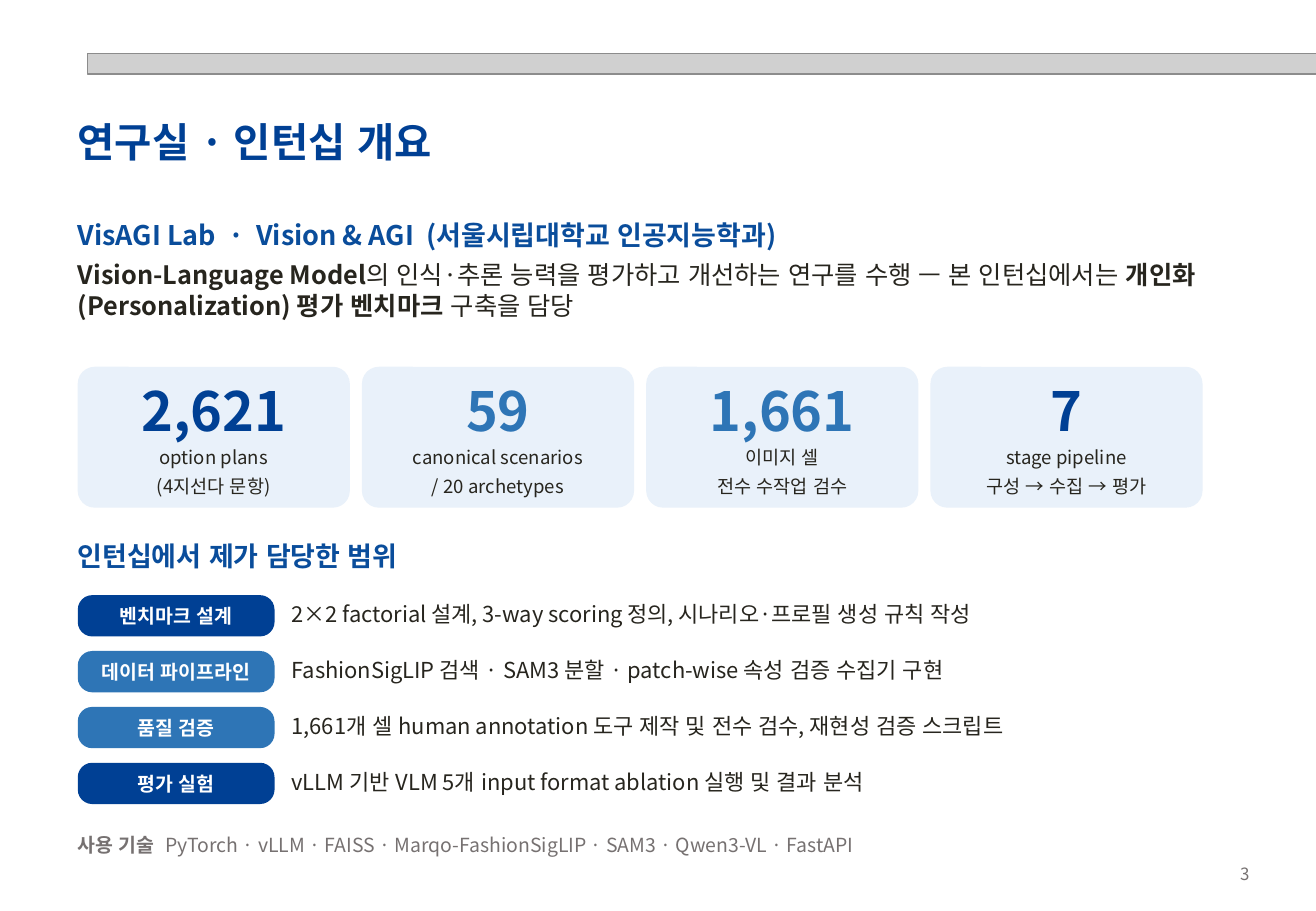
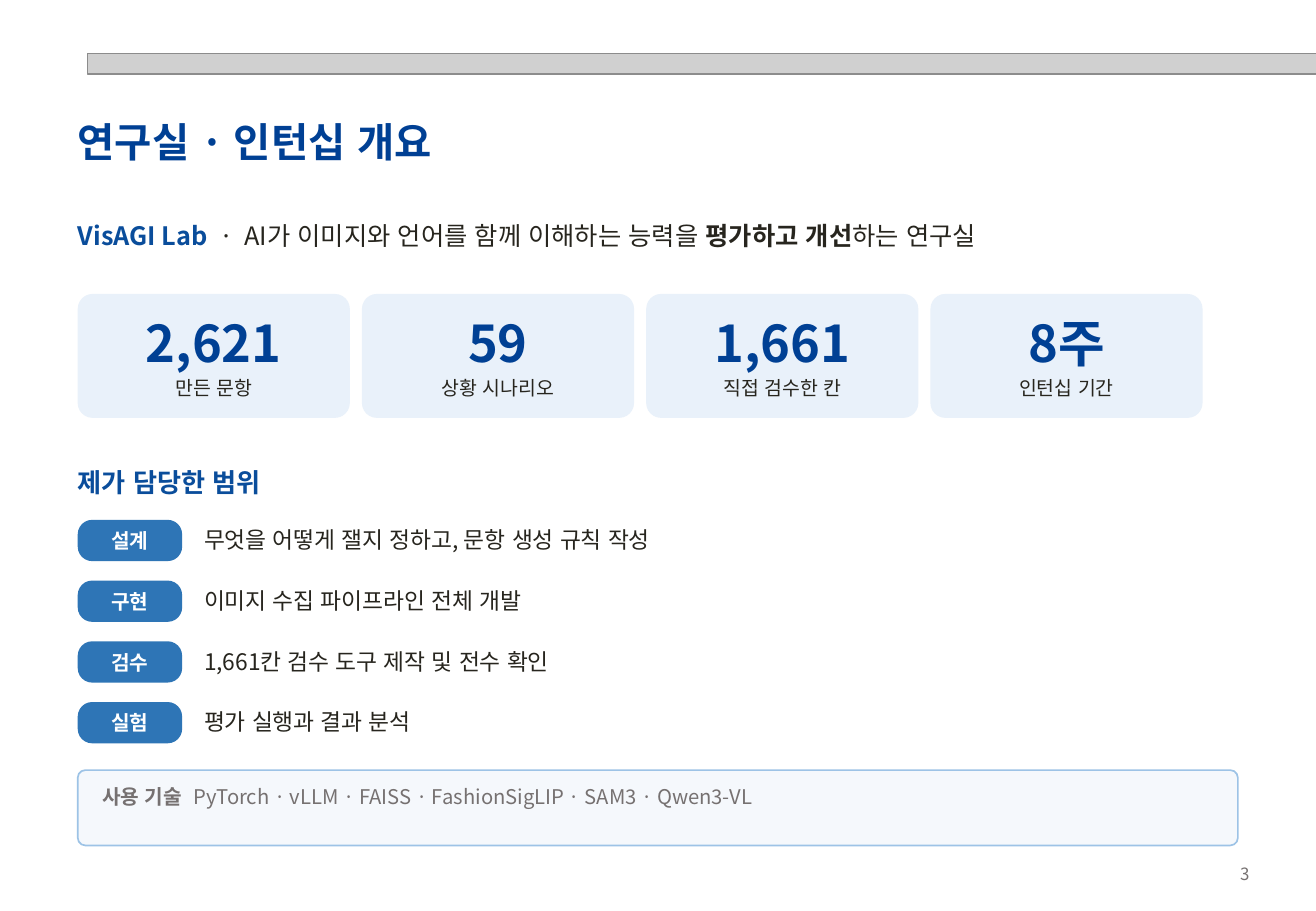
Before and after one commit to hjhj6411/tpo, a slide deck: slide 3 of presentation/POD-Bench_성과발표.pptx. Drawn at 1316x911 pixels with LibreOffice and Linux fonts; fonts in the diff are those of the drawing; grey boxes stand for pictures. Boxes give left, top, right and bottom in pixels: in the first picture for what was removed or moved away, otherwise in the second. Text is boxed around its words. In the diff, an @@ line names an element or a change of style, - is before the commit and + after.

```diff
--- a/presentation/POD-Bench_성과발표.pptx
+++ b/presentation/POD-Bench_성과발표.pptx
@@ text at bbox=[78, 223, 976, 248]: text changed; bold off @@
-VisAGI Lab · Vision & AGI (서울시립대학교 인공지능학과)
-Vision-Language Model의 인식·추론 능력을 평가하고 개선하는 연구를 수행 — 본 인턴십에서는 개인화(Personalization) 평가 벤치마크 구축을 담당
+VisAGI Lab · AI가 이미지와 언어를 함께 이해하는 능력을 평가하고 개선하는 연구실
@@ rounded rectangle "2,621": place and size @@
-rounded rectangle "2,621" at bbox=[78, 367, 350, 508]
+rounded rectangle "2,621" at bbox=[78, 294, 350, 418]
@@ rounded rectangle "59": place and size @@
-rounded rectangle "59" at bbox=[362, 367, 634, 508]
+rounded rectangle "59" at bbox=[362, 294, 634, 418]
@@ rounded rectangle "1,661": place and size @@
-rounded rectangle "1,661" at bbox=[646, 367, 919, 508]
+rounded rectangle "1,661" at bbox=[646, 294, 919, 418]
@@ rounded rectangle "8주": place and size @@
-rounded rectangle "8주" at bbox=[931, 367, 1203, 508]
+rounded rectangle "8주" at bbox=[931, 294, 1203, 418]
@@ text in rounded rectangle at bbox=[146, 324, 282, 373]: size 32 to 30 pt in "2,621" @@
@@ text in rounded rectangle at bbox=[468, 324, 528, 363]: size 32 to 30 pt, text colour #2E75B6 to #004094 in "59" @@
@@ text in rounded rectangle at bbox=[714, 324, 850, 373]: size 32 to 30 pt, text colour #2E75B6 to #004094 in "1,661" @@
@@ text in rounded rectangle at bbox=[1019, 322, 1114, 397]: text changed; size 11 to 11.5 pt @@
-7
-stage pipeline
-구성 → 수집 → 평가
+8주
+인턴십 기간
@@ text in rounded rectangle at bbox=[175, 378, 252, 397]: text changed; size 11 to 11.5 pt @@
-option plans
-(4지선다 문항)
+만든 문항
@@ text in rounded rectangle at bbox=[442, 378, 555, 397]: text changed; size 11 to 11.5 pt @@
-canonical scenarios
-/ 20 archetypes
+상황 시나리오
@@ text in rounded rectangle at bbox=[723, 379, 841, 397]: text changed; size 11 to 11.5 pt @@
-이미지 셀
-전수 수작업 검수
+직접 검수한 칸
@@ text at bbox=[78, 470, 261, 495]: text changed; size 16 to 15.5 pt @@
-인턴십에서 제가 담당한 범위
+제가 담당한 범위
@@ rounded rectangle "설계" at bbox=[78, 520, 182, 561]: fill #004094 to #2E75B6 @@
@@ rounded rectangle "설계": place and size @@
-rounded rectangle "설계" at bbox=[78, 595, 275, 637]
+rounded rectangle "설계" at bbox=[78, 520, 182, 561]
@@ text in rounded rectangle at bbox=[111, 531, 148, 550]: text changed; size 11.5 to 12 pt @@
-벤치마크 설계
+설계
@@ text at bbox=[204, 529, 650, 552]: text changed; size 13 to 13.5 pt @@
-2×2 factorial 설계, 3-way scoring 정의, 시나리오·프로필 생성 규칙 작성
+무엇을 어떻게 잴지 정하고, 문항 생성 규칙 작성
@@ rounded rectangle "구현": place and size @@
-rounded rectangle "구현" at bbox=[78, 651, 275, 693]
+rounded rectangle "구현" at bbox=[78, 581, 182, 622]
@@ text in rounded rectangle at bbox=[111, 592, 148, 611]: text changed; size 11.5 to 12 pt @@
-데이터 파이프라인
+구현
@@ text at bbox=[204, 590, 522, 611]: text changed; size 13 to 13.5 pt @@
-FashionSigLIP 검색 · SAM3 분할 · patch-wise 속성 검증 수집기 구현
+이미지 수집 파이프라인 전체 개발
@@ rounded rectangle "검수": place and size @@
-rounded rectangle "검수" at bbox=[78, 707, 275, 749]
+rounded rectangle "검수" at bbox=[78, 642, 182, 683]
@@ text in rounded rectangle at bbox=[111, 653, 148, 672]: text changed; size 11.5 to 12 pt @@
-품질 검증
+검수
@@ text at bbox=[204, 651, 549, 674]: text changed; size 13 to 13.5 pt @@
-1,661개 셀 human annotation 도구 제작 및 전수 검수, 재현성 검증 스크립트
+1,661칸 검수 도구 제작 및 전수 확인
@@ rounded rectangle "실험": place and size @@
-rounded rectangle "실험" at bbox=[78, 763, 275, 804]
+rounded rectangle "실험" at bbox=[78, 702, 182, 744]
@@ rounded rectangle "실험" at bbox=[78, 702, 182, 744]: fill #004094 to #2E75B6 @@
@@ text in rounded rectangle at bbox=[111, 713, 148, 732]: text changed; size 11.5 to 12 pt @@
-평가 실험
+실험
@@ text at bbox=[204, 711, 411, 732]: text changed; size 13 to 13.5 pt @@
-vLLM 기반 VLM 5개 input format ablation 실행 및 결과 분석
+평가 실행과 결과 분석
@@ rounded rectangle added at bbox=[78, 770, 1238, 846], fill #F5F8FC, outline #9DC3E6 1 pt @@
@@ text at bbox=[102, 787, 752, 809]: text changed; size 11.5 to 12 pt @@
-사용 기술 PyTorch · vLLM · FAISS · Marqo-FashionSigLIP · SAM3 · Qwen3-VL · FastAPI
+사용 기술 PyTorch · vLLM · FAISS · FashionSigLIP · SAM3 · Qwen3-VL
```
Also in this commit, not shown: 4 other slides changed, 7 slides added, 8 slides removed, 10 other files.
